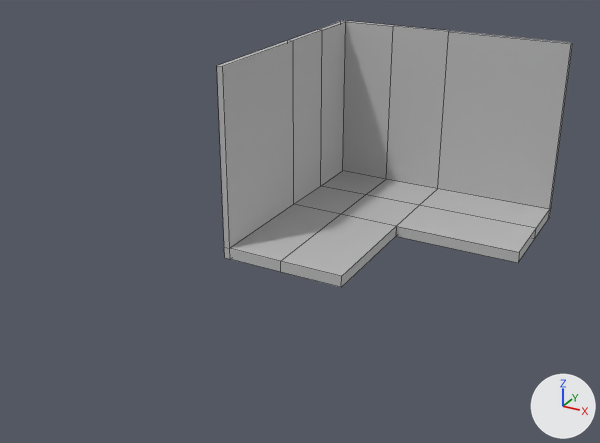
The FBX model Assets/Models/Temporary Models/PartRoomCorner.fbx: old version first, new version second.
Rendered twice from a camera (50 mm lens) standing at (0.0556, -0.1153, 0.0552) and looking at (0.0049, -0.023, 0.0091). The lights are fixed; the arrows at lower right show +X, +Y and +Z. Mesh edges are drawn as thin lines. Where no turn or scale is listed for an object, it has been applied to the vertices.
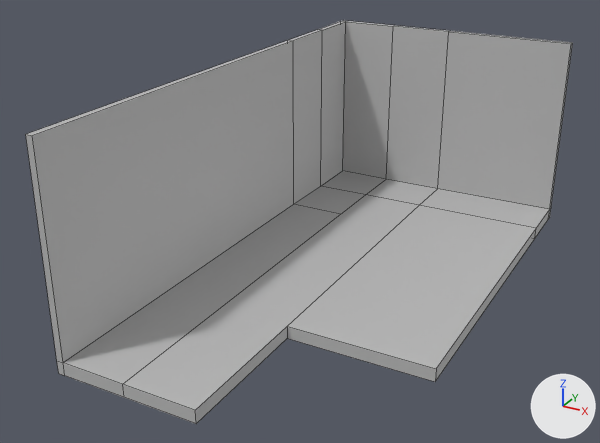
Where the newer file only moved an object's origin or applied its transform, the numbers keep the older frame.

Changed parts and their boxes [x1, y1, x2, y2] in the pictures (600 x 443 px; the box of a moved part takes in the faces that stretch with it):
'pCube1', reshaped (54% wider, 51% taller)
    before: [217, 20, 573, 287]
    after: [26, 20, 573, 424]
part 1 of me_mesh, moved or reshaped
    before: [217, 64, 523, 287]
    after: [26, 64, 523, 424]

The change, as a list of edits to the scene's bpy script:
```text
Change me_mesh:
    used by ob_pcube1; location = (0.0, 0.0, 0.0)
    remove me_mesh.from_pydata(...)  # 64 vertices, 62 faces; spans x -0.01..0.03, y -0.02..0.02, z -0.0013..0.0285
    add me_mesh.from_pydata(...)  # 64 vertices, 60 faces; spans x -0.01..0.03, y -0.0557..0.02, z -0.0013..0.0285
    me_mesh part 1
    14 vertices are removed from x -0.01..0.03, y -0.02..0.0, z -0.0013..0.0285
    20 faces are deleted
    6 vertices are added at (0.01, -0.0357, 0.0005), (0.01, -0.0357, -0.0013), (0.03, -0.0357, 0.0005), (0.03, -0.0357, -0.0013), (0.01, -0.0557, -0.0013), (0.01, -0.0557, 0.0005)
    8 new vertices lie (0.0, -0.0557, 0.0) away from vertices in x -0.01..0.0, y 0.0, z -0.0013..0.0285
    18 new faces join them
```
